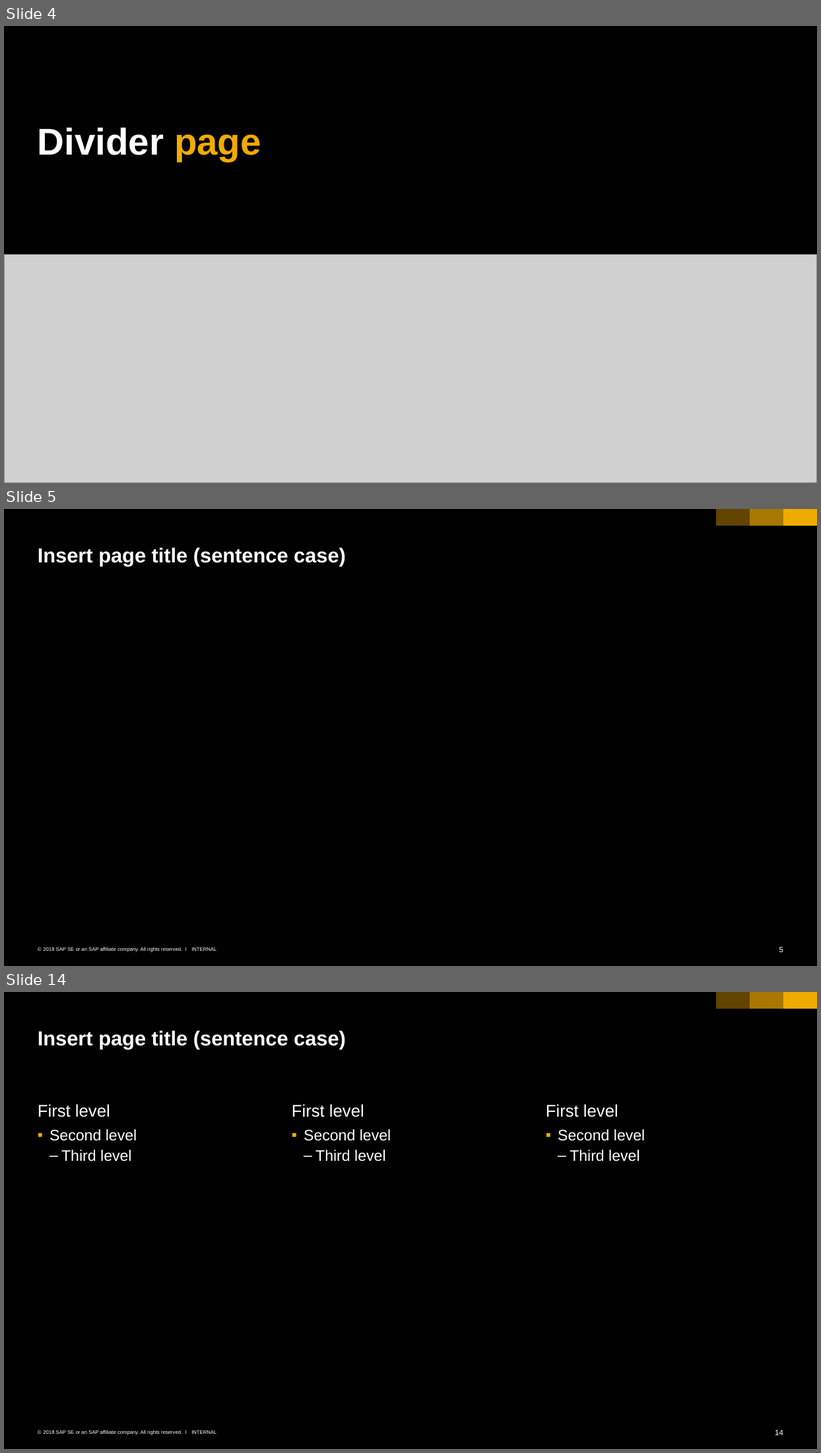
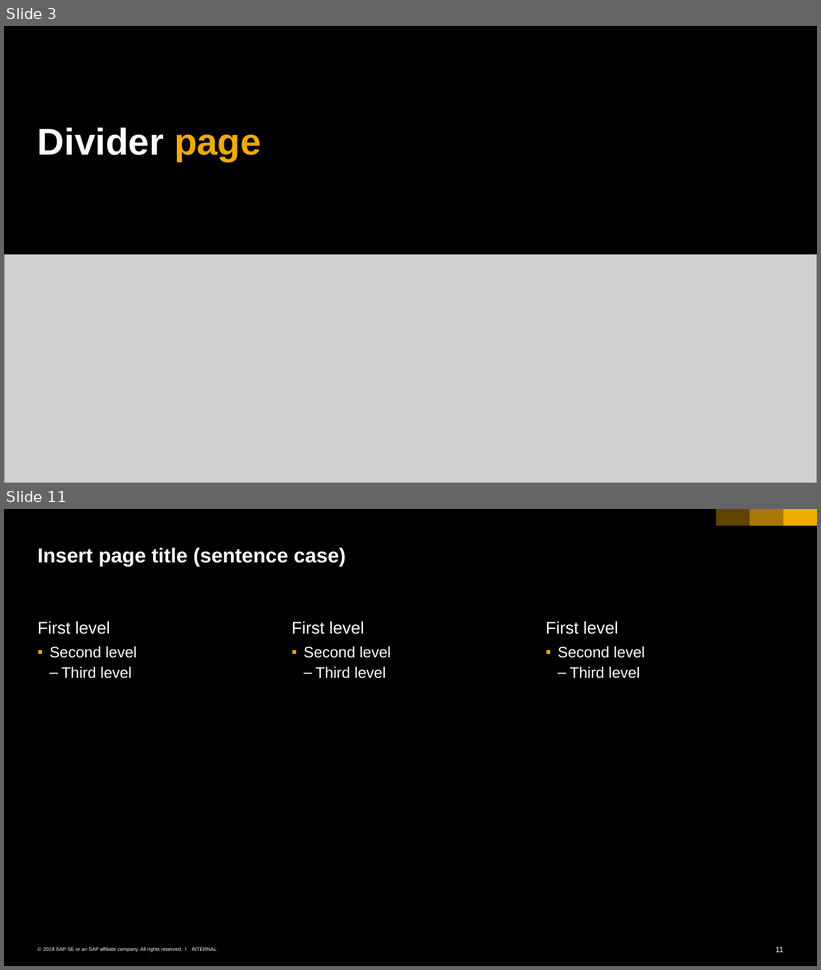
Before and after one commit to HackYourCareer/201805_HYC-devops-community_chapter2, a slide deck: presentation/dc_c2.pptx. Shown one above the other, each under a label of ours: slides 4, 5 and 14 before the commit, slides 3 and 11 after it; the slides between them are not shown. The pictures are 821x1453 and 821x970 pixels, drawn with LibreOffice and Linux fonts; fonts in the diff are those of the drawing; grey boxes stand for pictures. Boxes give left, top, right and bottom in pixels: in the first picture for what was removed or moved away, otherwise in the second. Text is boxed around its words. In the diff, an @@ line names an element or a change of style, - is before the commit and + after.

```diff
--- a/presentation/dc_c2.pptx
+++ b/presentation/dc_c2.pptx
@@ slide 5 removed at <box>4,509,817,966</box>, background #000000; not listed: 6 template elements that a slide beside it also shows @@
@@ title removed at <box>38,547,346,566</box> @@
-Insert page title (sentence case)
@@ what was slide 4 is now slide 3 @@
@@ what was slide 14 is now slide 11 @@
@@ page number at <box>776,947,783,953</box>: text changed @@
-14
+11
```
Also in this commit, not shown: 1 slide changed, 6 slides added, 8 other slides removed, 17 other files.
